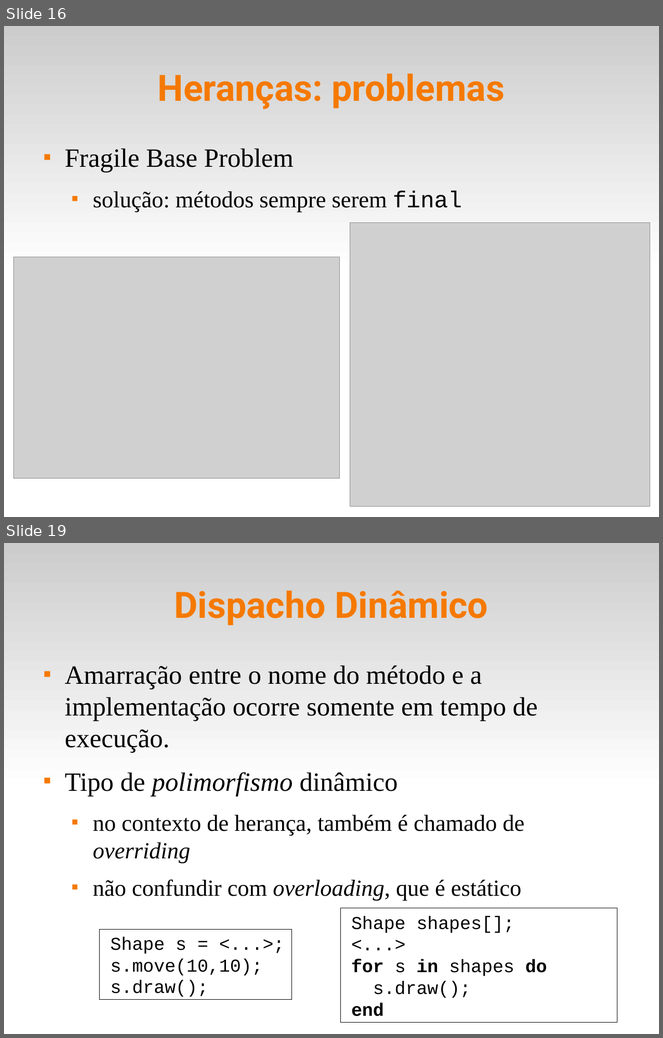
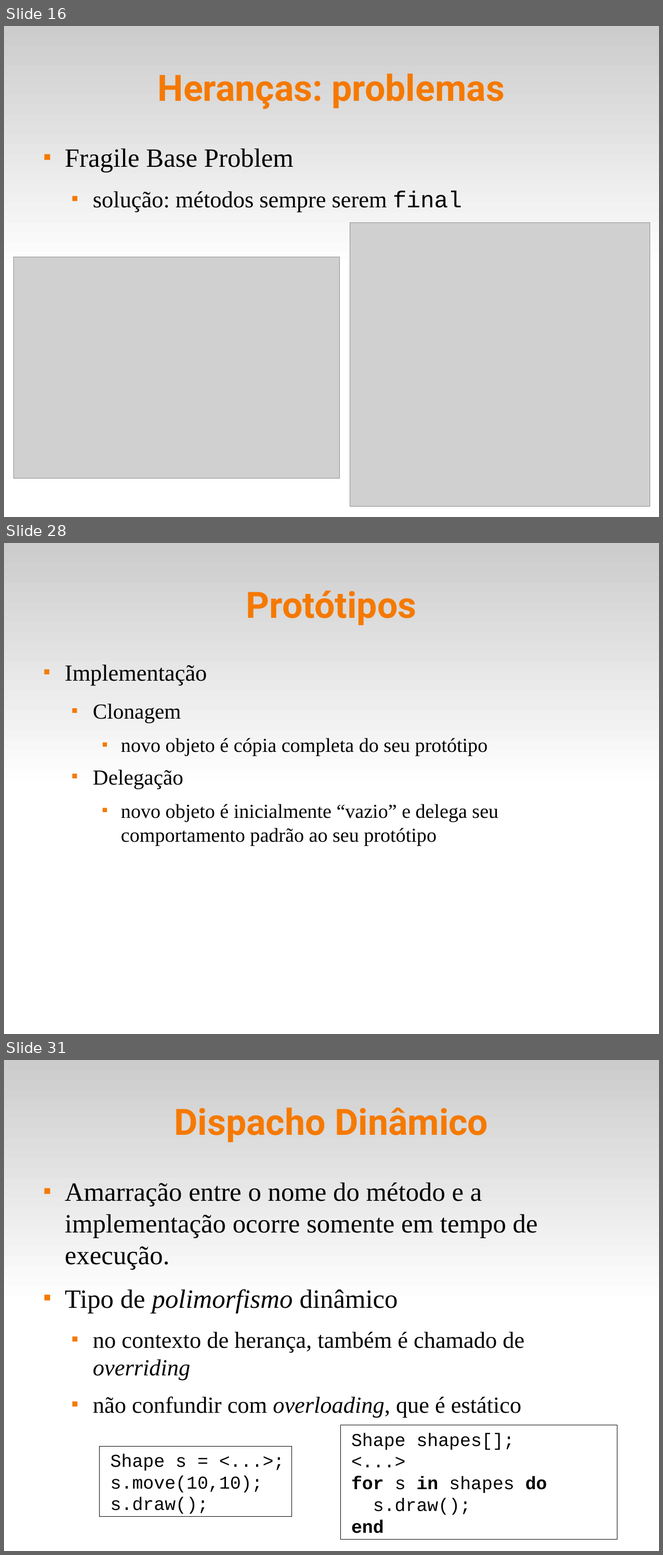
Before and after one commit to fsantanna-uerj/EDL, a slide deck: slides/edl-09-oo.odp. Shown one above the other, each under a label of ours: slides 16 and 19 before the commit, slides 16, 28 and 31 after it; the slides between them are not shown. The pictures are 663x1038 and 663x1555 pixels, drawn with LibreOffice and Linux fonts; fonts in the diff are those of the drawing; grey boxes stand for pictures. Boxes give left, top, right and bottom in pixels: in the first picture for what was removed or moved away, otherwise in the second. Text is boxed around its words. In the diff, an @@ line names an element or a change of style, - is before the commit and + after.

```diff
--- a/slides/edl-09-oo.odp
+++ b/slides/edl-09-oo.odp
@@ slide 28 added at [4, 543, 659, 1034], background #FFFFFF; not listed: 1 template element that a slide beside it also shows @@
@@ title added at [246, 590, 417, 625], 44 pt, text #F57900, bold @@
+Protótipos
@@ text added at [65, 665, 499, 846], 24 pt, text #000000 @@
+■ Implementação
+  ■ Clonagem
+    ■ novo objeto é cópia completa do seu protótipo
+  ■ Delegação
+    ■ novo objeto é inicialmente “vazio” e delega seu comportamento padrão ao seu protótipo
@@ what was slide 19 is now slide 31 @@
```
Also in this commit, not shown: 3 slides changed, 11 other slides added, 5 other files.
